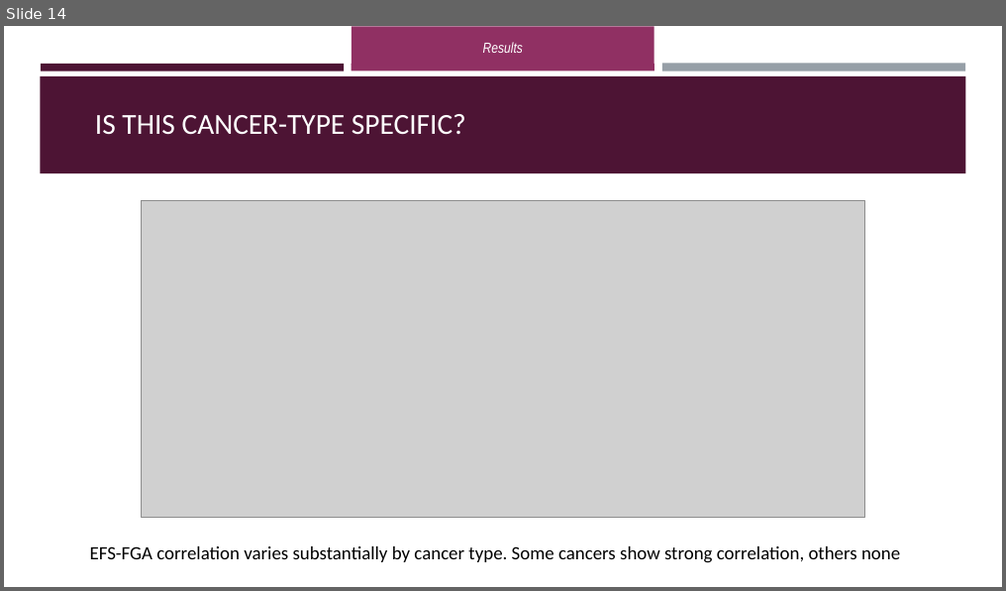
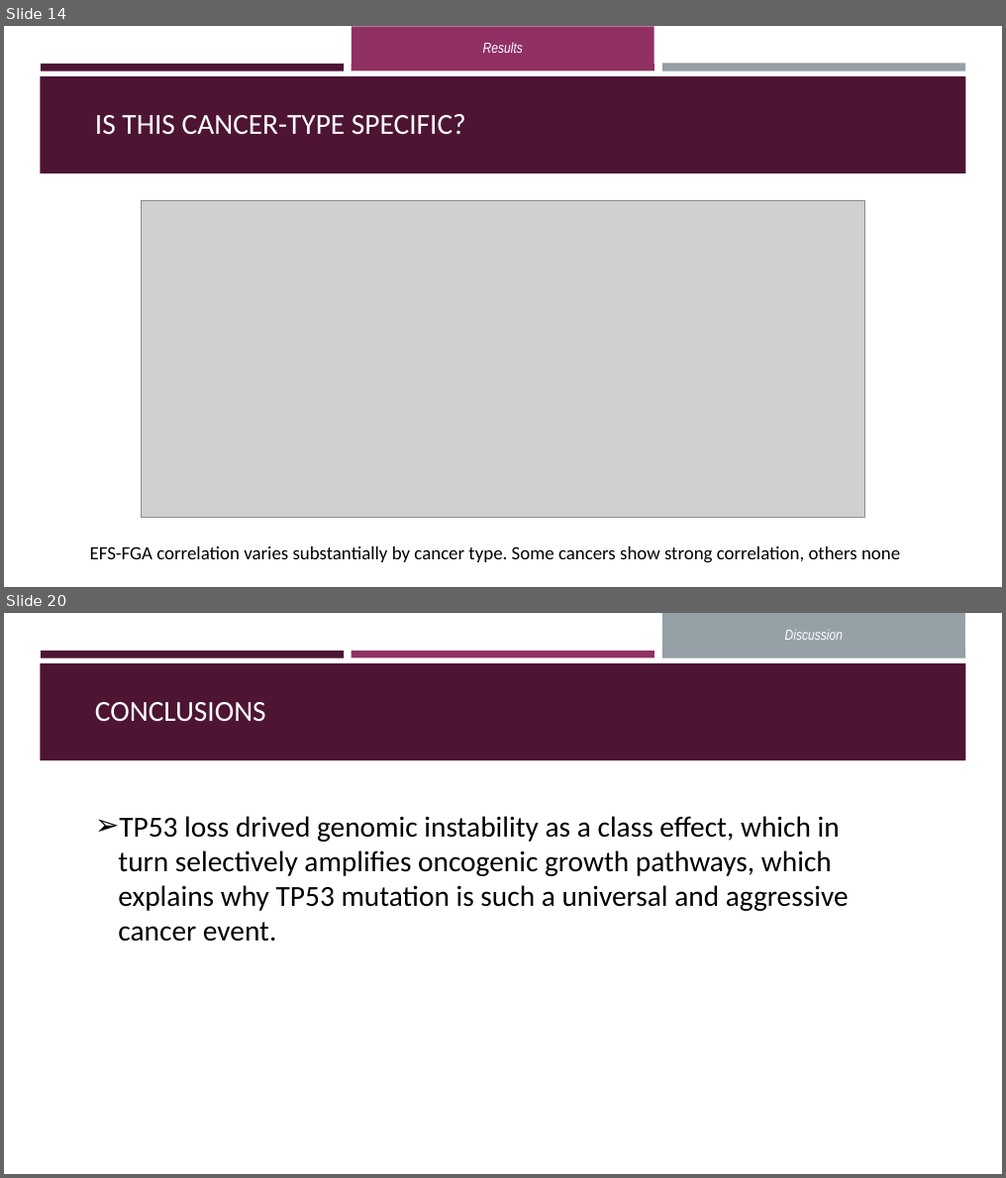
Before and after one commit to OrnitB/cancer_bioinformatics, a slide deck: project/project_background/Final Project Presentation - Ornit - Cancer Bioinfo March 2026.pptx. Shown one above the other, each under a label of ours: slide 14 before the commit, slides 14 and 20 after it; the slides between them are not shown. The pictures are 1006x591 and 1006x1178 pixels, drawn with LibreOffice and Linux fonts; fonts in the diff are those of the drawing; grey boxes stand for pictures. Boxes give left, top, right and bottom in pixels: in the first picture for what was removed or moved away, otherwise in the second. Text is boxed around its words. In the diff, an @@ line names an element or a change of style, - is before the commit and + after.

```diff
--- a/project/project_background/Final Project Presentation - Ornit - Cancer Bioinfo March 2026.pptx
+++ b/project/project_background/Final Project Presentation - Ornit - Cancer Bioinfo March 2026.pptx
@@ slide 20 added at [4, 613, 1002, 1174], background #FFFFFF; not listed: 4 template elements that a slide beside it also shows @@
@@ text added at [785, 629, 843, 640], 14 pt, text #FFFFFF, italic @@
+Discussion
@@ text added at [95, 702, 266, 722], 28 pt, text #FFFFFF @@
+CONCLUSIONS
@@ text added at [118, 816, 848, 942], 28 pt, text #000000 @@
+➢ TP53 loss drived genomic instability as a class effect, which in turn selectively amplifies oncogenic growth pathways, which explains why TP53 mutation is such a universal and aggressive cancer event.
```
Also in this commit, not shown: 3 slides changed, 4 other slides added, 1 other file.
